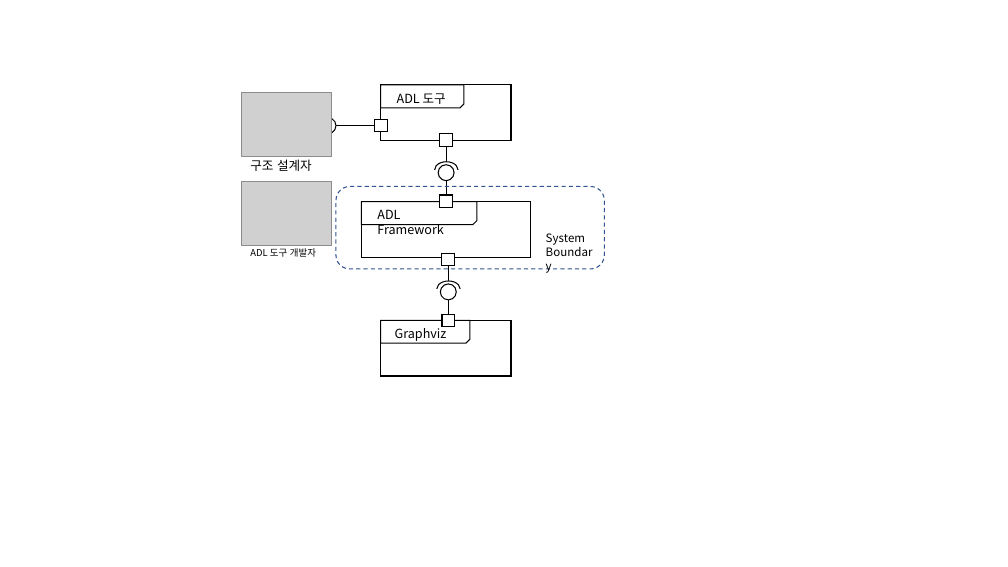
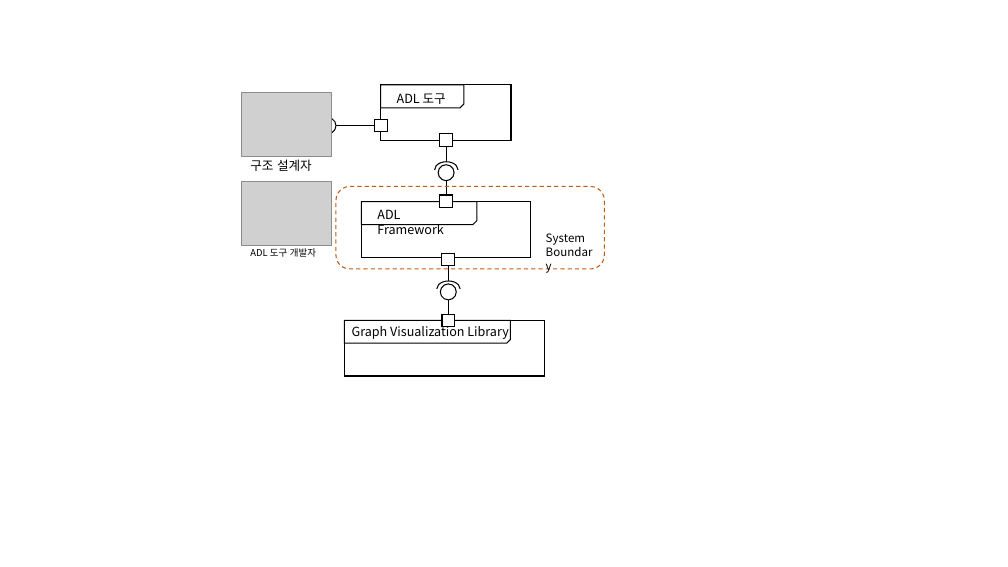
Before and after one commit to helloduk/TIL, a slide deck: slide 4 of AA/인증과제_ppt자료.pptx. Drawn at 1008x567 pixels with LibreOffice and Linux fonts; fonts in the diff are those of the drawing; grey boxes stand for pictures. Boxes give left, top, right and bottom in pixels: in the first picture for what was removed or moved away, otherwise in the second. Text is boxed around its words. In the diff, an @@ line names an element or a change of style, - is before the commit and + after.

```diff
--- a/AA/인증과제_ppt자료.pptx
+++ b/AA/인증과제_ppt자료.pptx
@@ rounded rectangle at (x1=336, y1=187, x2=604, y2=269): outline #325491 1 pt dashed to #C55A11 1 pt dashed @@
@@ rectangle resized from (x1=380, y1=321, x2=511, y2=377) to (x1=344, y1=321, x2=544, y2=377) @@
@@ snip rect resized from (x1=380, y1=321, x2=470, y2=343) to (x1=344, y1=321, x2=510, y2=343) @@
@@ text at (x1=352, y1=323, x2=508, y2=339): text changed @@
-Graphviz
+Graph Visualization Library
```
Also in this commit, not shown: 9 slides added.
